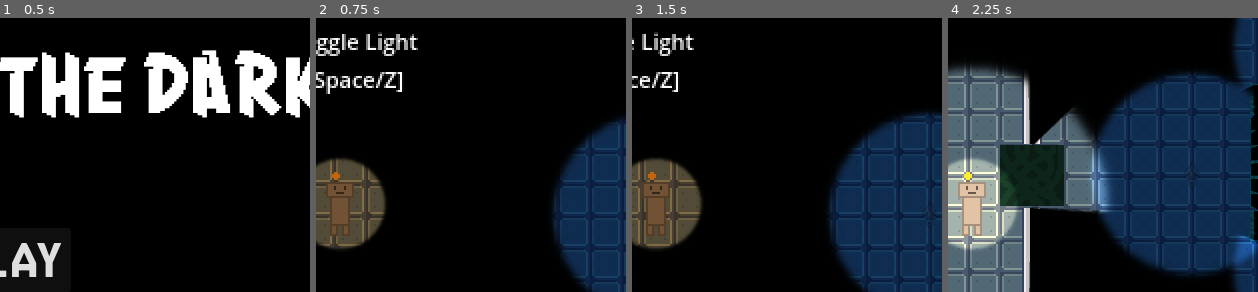
Above: before the commit, frames 1-4 (left to right).
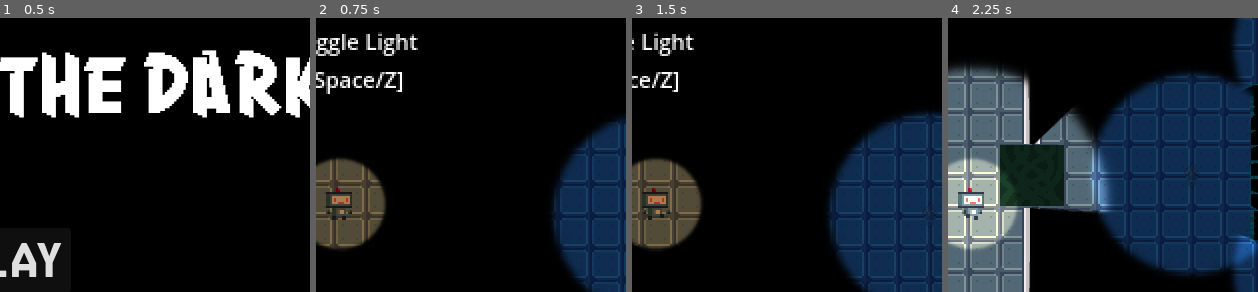
Above: after the commit, the same moments.

Repository: CookieCherith0969/GDM-Assignment-4
Game: Godot game, scene res://Scenes/Levels/StartMenu.tscn
Same seed, same stepped clock (60 frames per second), same inputs: the game is played once before the commit and once after it.
Inputs (mouse positions are % of the whole screen's width and height, from its top left):
- Up to frame 1 (0.5 s): no input
- Up to frame 2 (0.75 s): click "PLAY" at 0.5 s
- Up to frame 3 (1.5 s): move the mouse to (71, 53) at 1.27 s; hold D (Right) from 1.28 s (still down); hold E (Interact) from 1.28 s (still down)
- Up to frame 4 (2.25 s): move the mouse to (27, 65) at 2.02 s; release D (Right) at 2.03 s; release E (Interact) at 2.03 s; hold S (Down) from 2.03 s (still down); tap Space (Light) at 2.1 s
The pictures show only the part of the screen within x 44-94%, y 25-75%; the shares and areas given below are measured in that part.

Frame 1 is identical in both runs. In frame 2, 1.2% of the frame differs, in the area x 3-13%, y 56-80%; in frame 3, 1.1%; in frame 4, 1.5%.

Commit message:
Player sprite updated and animated

Diff:
--- a/Scenes/player.tscn
+++ b/Scenes/player.tscn
@@ -1,7 +1,8 @@
-[gd_scene load_steps=12 format=3 uid="uid://btdesxnsuaggv"]
+[gd_scene load_steps=22 format=3 uid="uid://btdesxnsuaggv"]
 
 [ext_resource type="Script" path="res://Scripts/Player.gd" id="1_e58nx"]
-[ext_resource type="Texture2D" uid="uid://dkvndtf18151r" path="res://Art/PlaceholderArt/PlaceholderPlayer.png" id="2_1b5np"]
+[ext_resource type="Texture2D" uid="uid://bkvk6oq0ead0v" path="res://Art/playerFront.png" id="2_fiy84"]
+[ext_resource type="Texture2D" uid="uid://cnhpkgecqbhbt" path="res://Art/playerBack.png" id="3_2cc5k"]
 [ext_resource type="Texture2D" uid="uid://nssooic717td" path="res://Art/PlaceholderArt/Battery.png" id="3_bil8g"]
 [ext_resource type="Texture2D" uid="uid://pjmvuxj7cjlu" path="res://Art/PlaceholderArt/GlowLight.png" id="3_i58oj"]
 [ext_resource type="Texture2D" uid="uid://cvr16s7xng52m" path="res://Art/PlaceholderArt/PlaceholderCorruption.png" id="4_2sujp"]
@@ -14,6 +15,85 @@
 [sub_resource type="CircleShape2D" id="CircleShape2D_gvdvt"]
 radius = 14.0
 
+[sub_resource type="AtlasTexture" id="AtlasTexture_bllpw"]
+atlas = ExtResource("2_fiy84")
+region = Rect2(0, 0, 16, 16)
+
+[sub_resource type="AtlasTexture" id="AtlasTexture_di8ad"]
+atlas = ExtResource("2_fiy84")
+region = Rect2(16, 0, 16, 16)
+
+[sub_resource type="AtlasTexture" id="AtlasTexture_iodd2"]
+atlas = ExtResource("3_2cc5k")
+region = Rect2(0, 0, 16, 16)
+
+[sub_resource type="AtlasTexture" id="AtlasTexture_we5q1"]
+atlas = ExtResource("3_2cc5k")
+region = Rect2(16, 0, 16, 16)
+
+[sub_resource type="AtlasTexture" id="AtlasTexture_trmp3"]
+atlas = ExtResource("2_fiy84")
+region = Rect2(0, 16, 16, 16)
+
+[sub_resource type="AtlasTexture" id="AtlasTexture_tltlj"]
+atlas = ExtResource("2_fiy84")
+region = Rect2(16, 16, 16, 16)
+
+[sub_resource type="AtlasTexture" id="AtlasTexture_qa62b"]
+atlas = ExtResource("3_2cc5k")
+region = Rect2(0, 16, 16, 16)
+
+[sub_resource type="AtlasTexture" id="AtlasTexture_ymm1q"]
+atlas = ExtResource("3_2cc5k")
+region = Rect2(16, 16, 16, 16)
+
+[sub_resource type="SpriteFrames" id="SpriteFrames_jd8a3"]
+animations = [{
+"frames": [{
+"duration": 1.0,
+"texture": SubResource("AtlasTexture_bllpw")
+}, {
+"duration": 1.0,
+"texture": SubResource("AtlasTexture_di8ad")
+}],
+"loop": true,
+"name": &"IdleDown",
+"speed": 3.0
+}, {
+"frames": [{
+"duration": 1.0,
+"texture": SubResource("AtlasTexture_iodd2")
+}, {
+"duration": 1.0,
+"texture": SubResource("AtlasTexture_we5q1")
+}],
+"loop": true,
+"name": &"IdleUp",
+"speed": 3.0
+}, {
+"frames": [{
+"duration": 1.0,
+"texture": SubResource("AtlasTexture_trmp3")
+}, {
+"duration": 1.0,
+"texture": SubResource("AtlasTexture_tltlj")
+}],
+"loop": true,
+"name": &"MoveDown",
+"speed": 4.0
+}, {
+"frames": [{
+"duration": 1.0,
+"texture": SubResource("AtlasTexture_qa62b")
+}, {
+"duration": 1.0,
+"texture": SubResource("AtlasTexture_ymm1q")
+}],
+"loop": true,
+"name": &"MoveUp",
+"speed": 4.0
+}]
+
 [node name="Player" type="CharacterBody2D" groups=["Player"]]
 z_index = 2
 collision_layer = 10
@@ -23,8 +103,10 @@
 [node name="BodyCollider" type="CollisionShape2D" parent="." groups=["Player"]]
 shape = SubResource("CircleShape2D_gvdvt")
 
-[node name="Sprite2D" type="Sprite2D" parent="." groups=["Player"]]
-texture = ExtResource("2_1b5np")
+[node name="RobotSprite" type="AnimatedSprite2D" parent="." groups=["Player"]]
+sprite_frames = SubResource("SpriteFrames_jd8a3")
+animation = &"IdleDown"
+frame_progress = 0.171475
 
 [node name="BatterySprite" type="Sprite2D" parent="."]
 visible = false
--- a/Scripts/Player.gd
+++ b/Scripts/Player.gd
@@ -18,7 +18,8 @@
 @onready var walking = $Walking
 @onready var timer = $Timer
 
-
+@onready
+var robot_sprite = $RobotSprite
 @onready
 var glowlight = $GlowLight
 @onready
@@ -36,6 +37,9 @@
 var has_battery = false : set = set_battery
 
 var corrupted = false : set = set_corrupted
+
+var moving_up : bool = false
+var moving_left : bool = false
 
 func _input(event):
 	if event.is_action_pressed("Light"):
@@ -61,13 +65,33 @@
 			walking.pitch_scale = randf_range(0.7, 1.2)
 			walking.play()
 			timer.start(0.5)
+		moving_left = velocity.x < 0
+		moving_up = velocity.y < 0
+		update_animation(true)
 
 	else:
 		velocity.x = move_toward(velocity.x, 0, SPEED)
 		velocity.y = move_toward(velocity.y, 0, SPEED)
+		update_animation(false)
 
 	#rotator.rotation = get_angle_to(get_global_mouse_position())
 	move_and_slide()
+
+func update_animation(moving : bool):
+	if moving_left:
+			robot_sprite.scale.x = -1
+	else:
+		robot_sprite.scale.x = 1
+	if moving_up:
+		if moving:
+			robot_sprite.play("MoveUp")
+		else:
+			robot_sprite.play("IdleUp")
+	else:
+		if moving:
+			robot_sprite.play("MoveDown")
+		else:
+			robot_sprite.play("IdleDown")
 
 func on_lit(_lighter):
 	num_lights += 1
Binary file changed: Art/playerBack.png
Binary file changed: Art/playerFront.png
Not shown: 1 places in Scenes/Levels/BatteryLevel.tscn that only renumber resources
Not shown: 1 places in Scenes/Levels/Tutorial.tscn that only renumber resources
